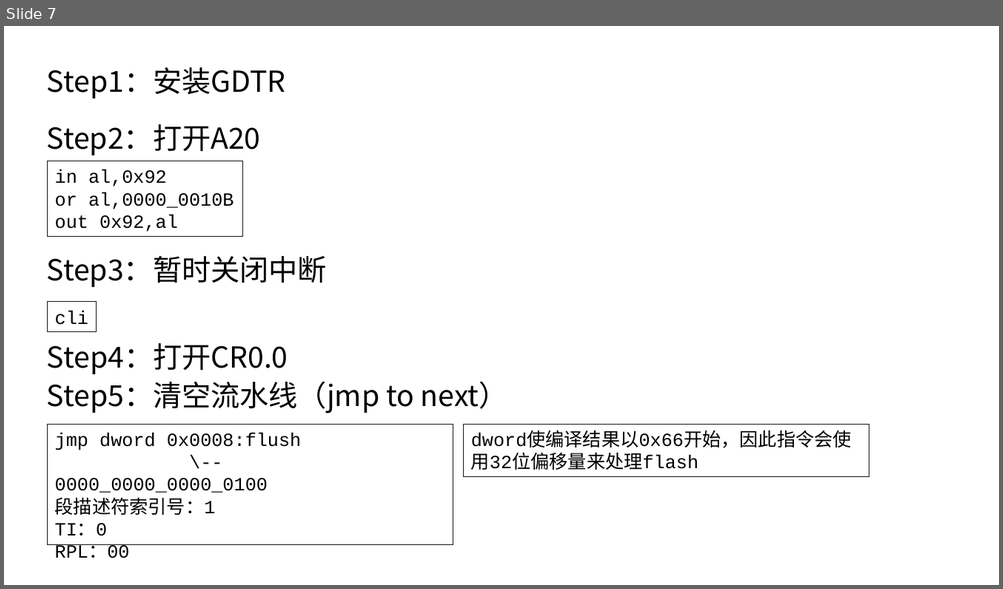
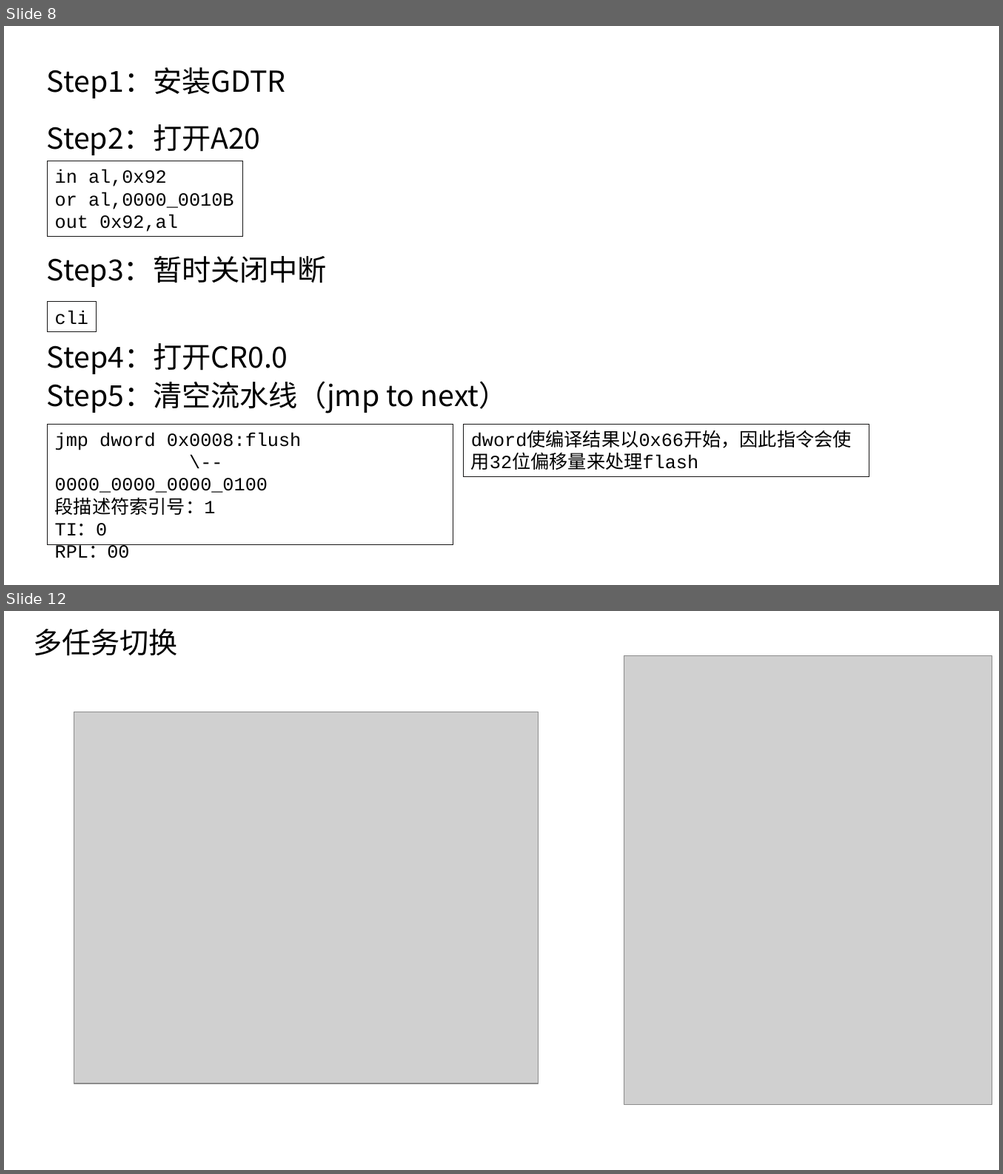
Before and after one commit to at0x7c00/mykernel, a slide deck: ppts/x86.pptx. Shown one above the other, each under a label of ours: slide 7 before the commit, slides 8 and 12 after it; the slides between them are not shown. The pictures are 1003x589 and 1003x1174 pixels, drawn with LibreOffice and Linux fonts; fonts in the diff are those of the drawing; grey boxes stand for pictures. Boxes give left, top, right and bottom in pixels: in the first picture for what was removed or moved away, otherwise in the second. Text is boxed around its words. In the diff, an @@ line names an element or a change of style, - is before the commit and + after.

```diff
--- a/ppts/x86.pptx
+++ b/ppts/x86.pptx
@@ slide 12 added at (4, 611, 999, 1170), background #FFFFFF @@
@@ text added at (33, 629, 178, 655), 28 pt, text #000000 @@
+多任务切换
@@ picture added at (624, 655, 992, 1105) @@
@@ picture added at (74, 712, 538, 1084) @@
@@ what was slide 7 is now slide 8 @@
```
Also in this commit, not shown: 16 other slides added.
